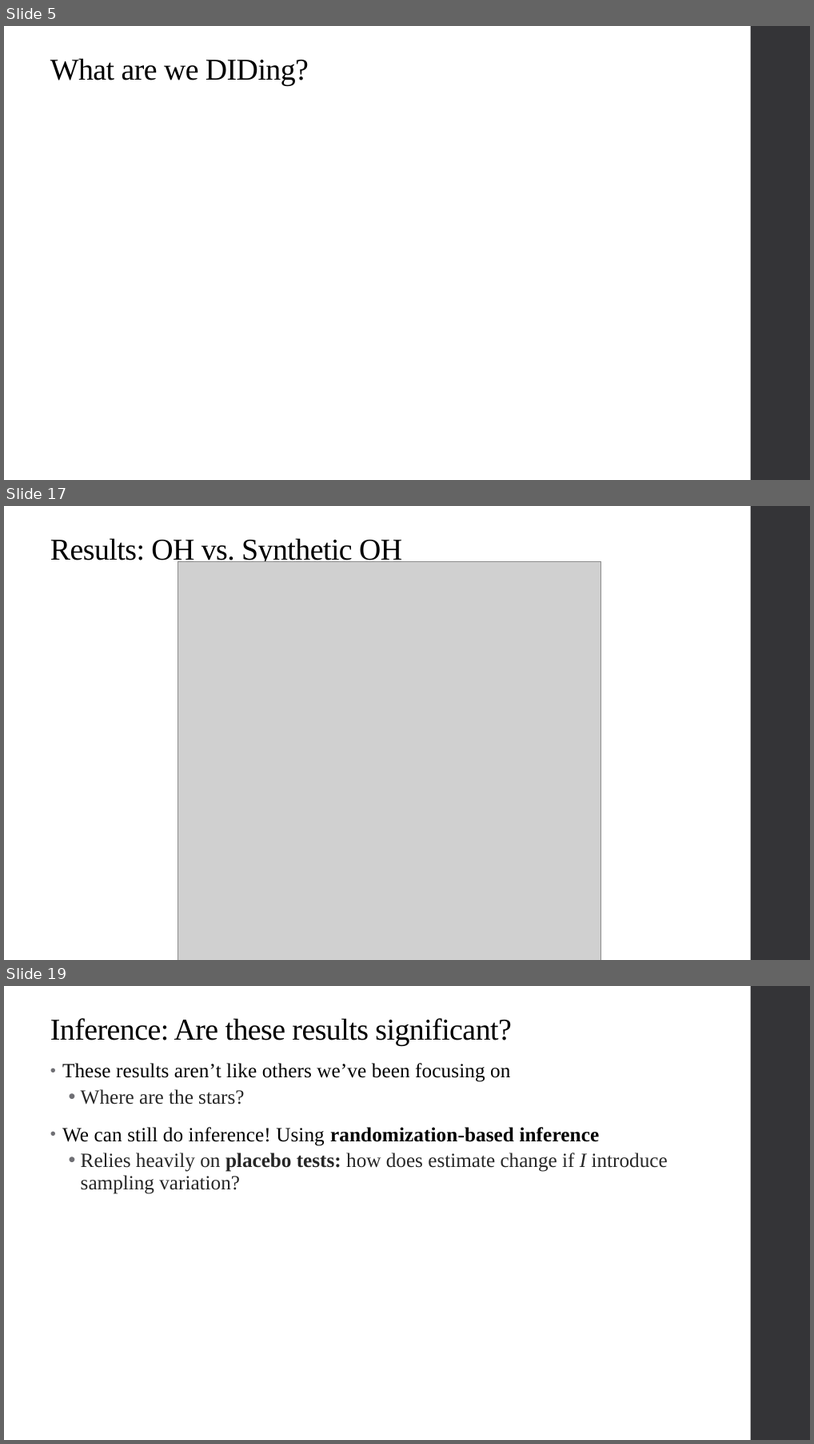
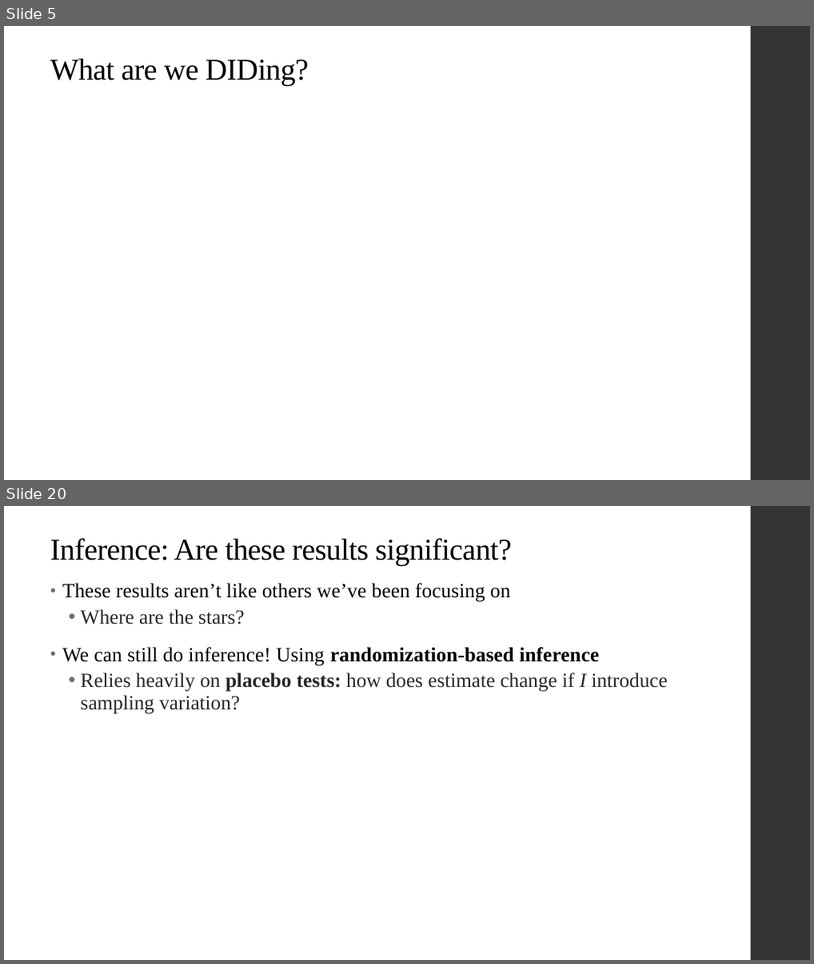
Before and after one commit to qiufei/fork-HAD5744, a slide deck: Lecture11_SyntheticControl_QuantileRegression/Lecture11_SyntheticControl_QuantileRegression.pptx. Shown one above the other, each under a label of ours: slides 5, 17 and 19 before the commit, slides 5 and 20 after it; the slides between them are not shown. The pictures are 814x1444 and 814x964 pixels, drawn with LibreOffice and Linux fonts; fonts in the diff are those of the drawing; grey boxes stand for pictures. Boxes give left, top, right and bottom in pixels: in the first picture for what was removed or moved away, otherwise in the second. Text is boxed around its words. In the diff, an @@ line names an element or a change of style, - is before the commit and + after.

```diff
--- a/Lecture11_SyntheticControl_QuantileRegression/Lecture11_SyntheticControl_QuantileRegression.pptx
+++ b/Lecture11_SyntheticControl_QuantileRegression/Lecture11_SyntheticControl_QuantileRegression.pptx
@@ slide 17 removed at (4,506,810,960), background #FFFFFF; not listed: 1 template element that a slide beside it also shows @@
@@ title removed at (50,538,402,566) @@
-Results: OH vs. Synthetic OH
@@ picture removed at (178,562,602,960) @@
@@ what was slide 19 is now slide 20 @@
```
Also in this commit, not shown: 12 slides changed, 8 slides added, 4 other slides removed, 4 other files.
